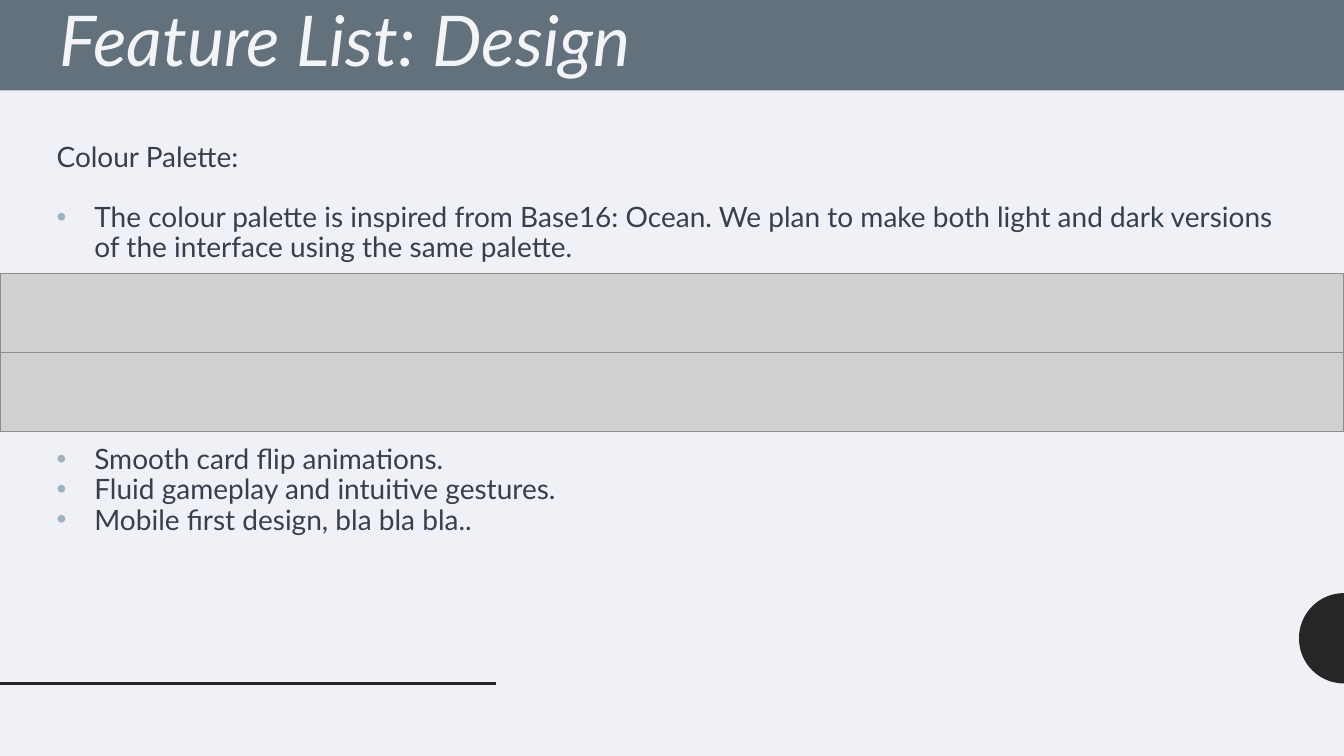
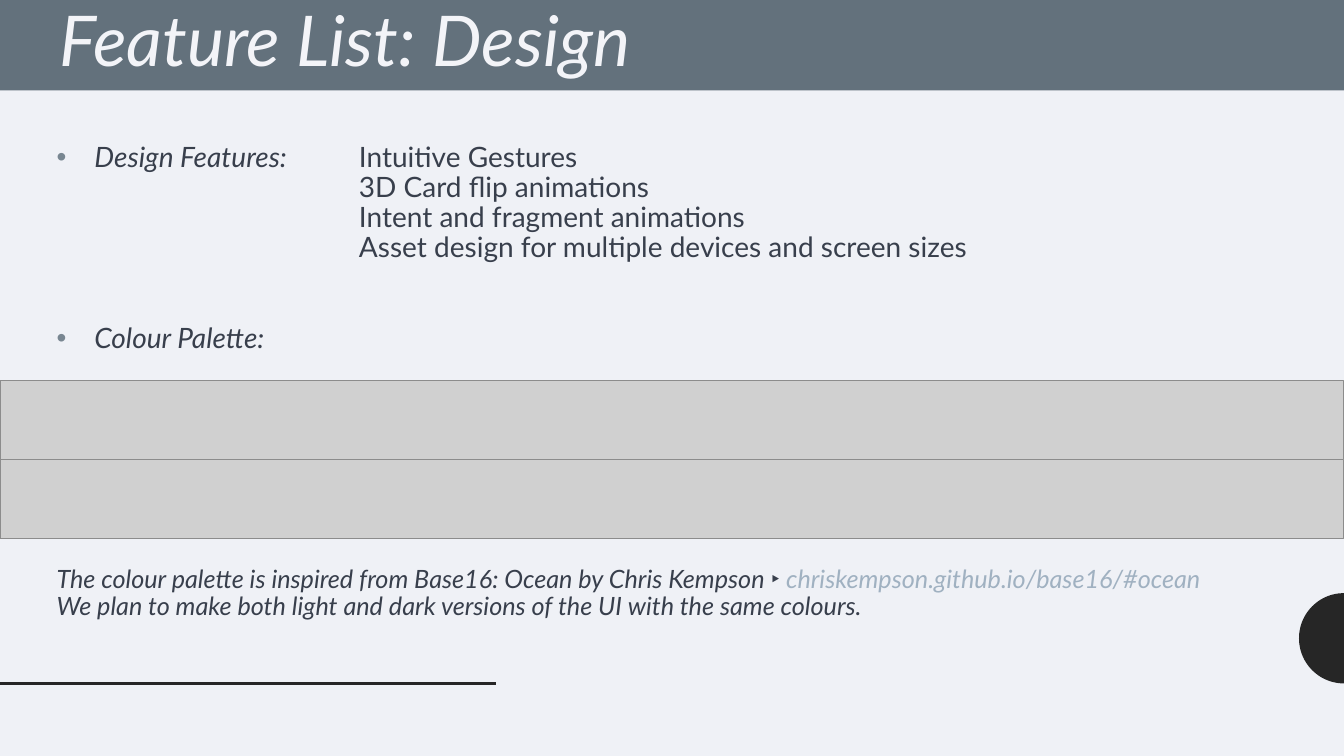
Before and after one commit to rahul-rkt/ColorMemory, a slide deck: slide 4 of Documentation/Game Plan.pptx (slide 3 before the commit). Drawn at 1344x756 pixels with LibreOffice and Linux fonts; fonts in the diff are those of the drawing; grey boxes stand for pictures. Boxes give left, top, right and bottom in pixels: in the first picture for what was removed or moved away, otherwise in the second. Text is boxed around its words. In the diff, an @@ line names an element or a change of style, - is before the commit and + after.

Commit message:
Game Plan Submitted

```diff
--- a/Documentation/Game Plan.pptx
+++ b/Documentation/Game Plan.pptx
@@ text at (x1=94, y1=146, x2=966, y2=262): paragraphs added @@
+• Design Features: Intuitive Gestures
+3D Card flip animations
+Intent and fragment animations
+Asset design for multiple devices and screen sizes
@@ text at (x1=94, y1=327, x2=264, y2=348): italic on in "Colour Palette:"; bullet none to • @@
@@ picture moved from (x1=0, y1=273, x2=1344, y2=352) to (x1=0, y1=381, x2=1344, y2=460) @@
@@ picture moved from (x1=0, y1=353, x2=1344, y2=432) to (x1=0, y1=460, x2=1344, y2=538) @@
@@ text at (x1=57, y1=569, x2=1200, y2=620): text changed; size 20 to 18 pt; italic on @@
-• The colour palette is inspired from Base16: Ocean. We plan to make both light and dark versions of the interface using the same palette.
-• Smooth card flip animations.
-• Fluid gameplay and intuitive gestures.
-• Mobile first design, bla bla bla..
+The colour palette is inspired from Base16: Ocean by Chris Kempson ‣ chriskempson.github.io/base16/#ocean
+We plan to make both light and dark versions of the UI with the same colours.
```
Also in this commit, not shown: 8 other slides changed, 4 other files.
